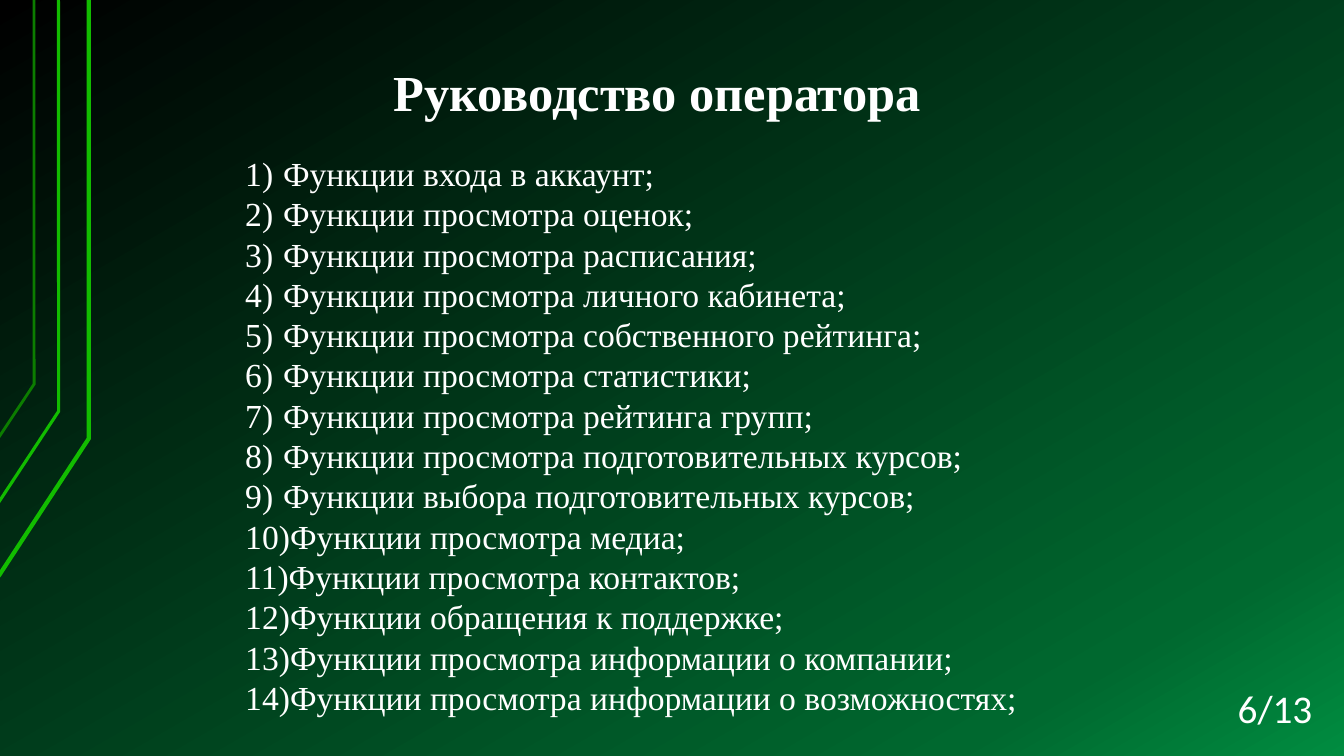
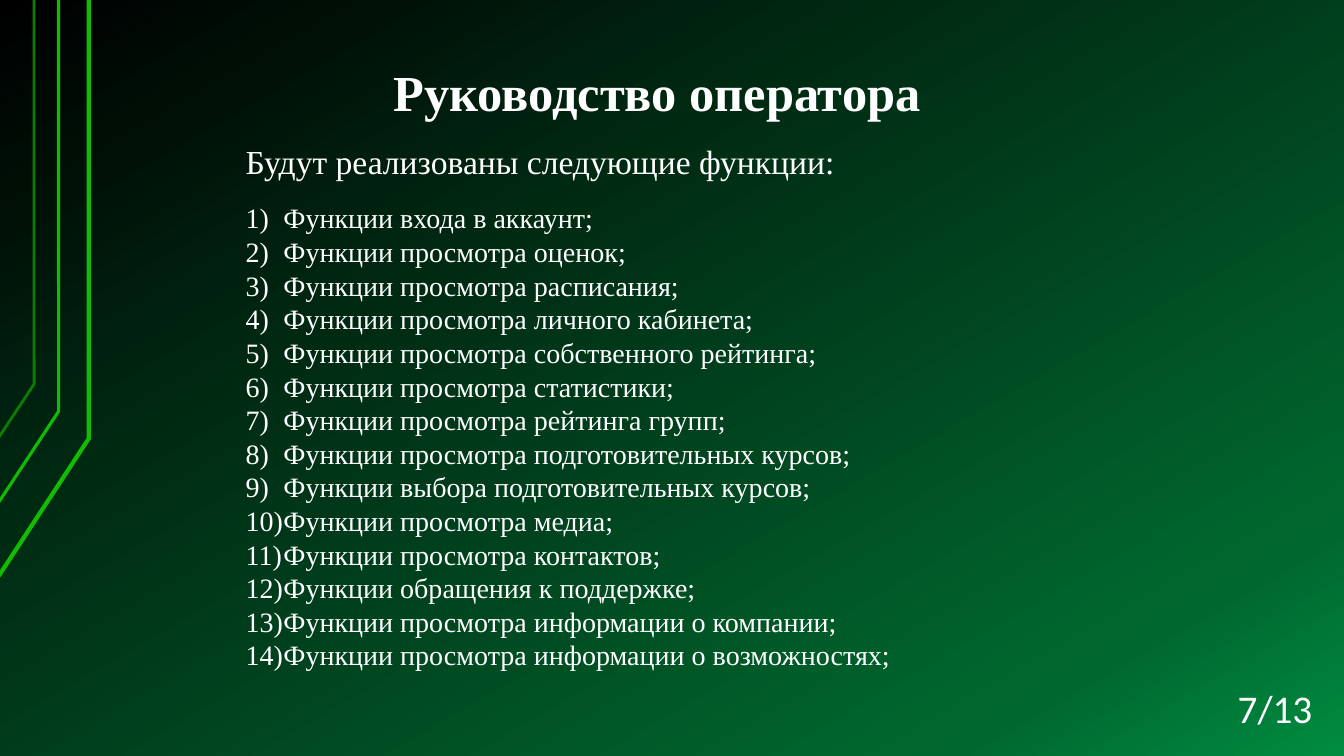
Before and after one commit to Kaz-Ed/PM-04, a slide deck: slide 7 of Documents/Презентация Электронный дневник Политеха.pptx (slide 6 before the commit). Drawn at 1344x756 pixels with LibreOffice and Linux fonts; fonts in the diff are those of the drawing. Boxes give left, top, right and bottom in pixels: in the first picture for what was removed or moved away, otherwise in the second. Text is boxed around its words. In the diff, an @@ line names an element or a change of style, - is before the commit and + after.

```diff
--- a/Documents/Презентация Электронный дневник Политеха.pptx
+++ b/Documents/Презентация Электронный дневник Политеха.pptx
@@ text added at [246,150,834,180], 24 pt, text #FFFFFF @@
+Будут реализованы следующие функции:
@@ text "Функции входа в аккаунт;": place and size @@
-text "Функции входа в аккаунт;" at [245,164,1016,717]
+text "Функции входа в аккаунт;" at [246,209,890,671]
@@ text "Функции входа в аккаунт;" at [246,209,890,671]: size 24 to 20 pt @@
@@ text at [1238,695,1313,725]: text changed @@
-6/13
+7/13
```
Also in this commit, not shown: 9 other slides changed, 1 slide added, 1 slide removed, 7 other files.
